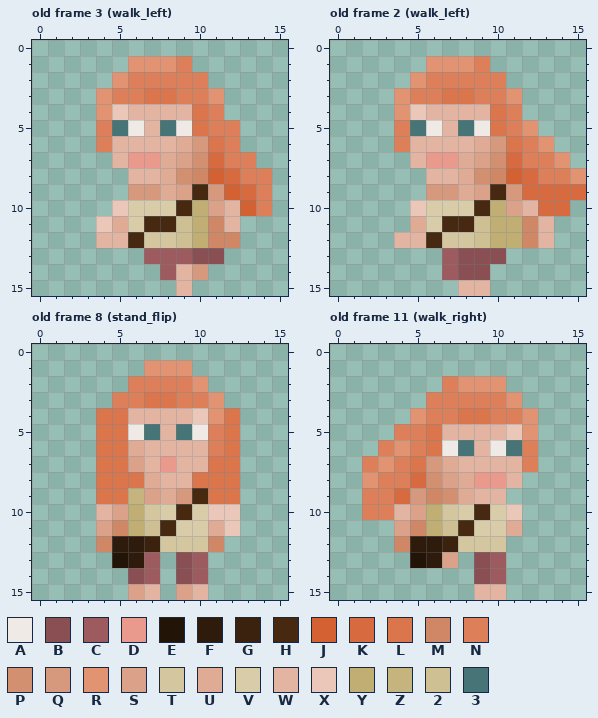
One commit to this pixel-art file: assets/sprites/characters/player.ase. Above: the version before the commit.
16x16 pixels, 16 frames. Shown: old frame 3 (walk_left), old frame 2 (walk_left), old frame 8 (stand_flip), old frame 11 (walk_right). The commit also changed other frames, which this record leaves out.
Visible layers, top first: "Hair", "Head", "Body".
Palette (. is transparent): A #f0eae7  B #894f53  C #9d5b5f  D #ea9a8d  E #231408  F #2f1b0b  G #3b220e  H #472911  J #d46132  K #d76b3f  L #da754c  M #cf8765  N #dd7f59  P #d39071  Q #d7997d  R #e29372  S #dba289  T #d4c69e  U #dfab95  V #d9cca9  W #e3b4a1  X #eac7b9  Y #c0ae72  Z #c5b47d  2 #cfc093  3 #477577
Pixels before, old frame 3 (walk_left), first column x 4:
 1 ..RRRN.....
 2 .RNNNNN....
 3 RNNLLNNR...
 4 RXWWWWLN...
 5 N3AW3ALNN..
 6 NWWWWUQLN..
 7 .WDDUSPKNN.
 8 ..WWUPMJKNN
 9 ..QQUSHQJKN
10 .XVVVHYSWJN
11 XUVHH2YMW..
12 WWHTT2YMM..
13 ...CCCBB...
14 ....CWQ....
15 .....W.....
Pixels before, old frame 2 (walk_left), first column x 4:
 1 ..RRRN......
 2 .RNNNNN.....
 3 RNNLLNNR....
 4 RXWWWWLN....
 5 N3AW3ALNR...
 6 NWWWWUQLNR..
 7 .WDDUSPKNNR.
 8 ..WWUPMJKNNR
 9 ..QQUSHQKKKK
10 .XVVVHYSWKK.
11 .UVHH2YYMW..
12 WWHTT2YYMW..
13 ...CBBB.....
14 ...CBB......
15 ....WW......
Pixels before, old frame 8 (stand_flip), first column x 4:
 1 ...RRR...
 2 ..NNNNR..
 3 .NNLLNNR.
 4 LLWWWWXRL
 5 LLA3W3ANL
 6 LLUWWWWNL
 7 LLSWDWWLL
 8 LLLUWWLLL
 9 LLZSUQHLL
10 WSYTVHVXX
11 SMY2HVVUX
12 MFFGTTTM.
13 .EFC.BC..
14 ..BC.BC..
15 ..SW.SW..
Pixels before, old frame 11 (walk_right), first column x 2:
 2 .....NRRR..
 3 ....NNNNNR.
 4 ...RNNLLNNR
 5 ..NNLWWWWXR
 6 .NRNLA3WA3N
 7 NRNLQUWWWWN
 8 RNNKPSUDDW.
 9 NNKQMPUWW..
10 NNWSYTVHVX.
11 ..SMY2HVVU.
12 ..MFFGTTT..
13 ...EFS.BC..
14 .......BC..
15 .......WW..
The result:
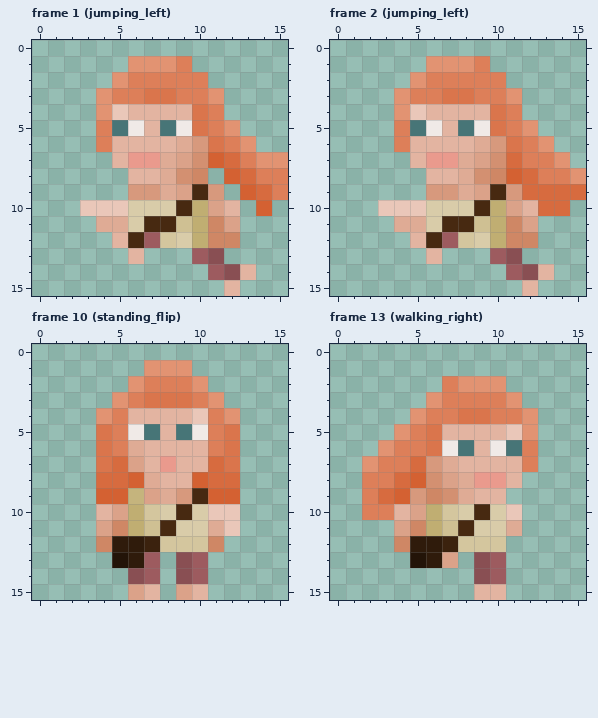
A new or re-ordered frame is compared with the old frame closest to it.
Author's note on the commit: Add jump animations
Changes in this commit:
frames 16 -> 20
frames re-ordered
Frame 1 (jumping_left) against old frame 3 (walk_left), layers "Hair", "Body":
Colour B is added in row 14 at x 12.
Colour C is added in row 14 at x 11.
Colour C replaces colour B in row 13 at x 10.
Colour C replaces colour T in row 12 at x 7.
Colour J replaces colour K in row 7 at x 11; in row 8 at x 12; in row 9 at x 13.
Colour J replaces colour N in row 10 at x 14.
Colour K replaces colour N in row 7 at x 12; in row 8 at x 13; in row 9 at x 14.
Colour N is added in rows 8 to 9 at x 15.
Colour R is added in row 6 at x 13; in row 7 at x 14 to 15.
Colour R replaces colour N in row 5 at x 12.
Colour S replaces colour W in row 11 at x 12.
Colour U replaces colour X in row 11 at x 4.
Colour V replaces colour 2 in row 12 at x 9.
Colour W is added in row 13 at x 6; in row 14 at x 13; in row 15 at x 12.
Colour X is added in row 10 at x 3 to 4.
Colour C is removed in row 13 at x 7 to 9; in row 14 at x 8.
Colour J is removed in row 8 at x 11; in row 9 at x 12; in row 10 at x 13.
Colour Q is removed in row 14 at x 10.
Colour W is removed in row 12 at x 4; in rows 14 to 15 at x 9.
Frame 2 (jumping_left) is new; against old frame 2 (walk_left), layers "Hair", "Body":
Colour B is added in row 13 at x 11; in row 14 at x 12.
Colour C is added in row 14 at x 11.
Colour C replaces colour B in row 13 at x 10.
Colour C replaces colour T in row 12 at x 7.
Colour M replaces colour Y in rows 11 to 12 at x 11.
Colour S replaces colour M in row 11 at x 12.
Colour U is added in row 11 at x 4.
Colour V replaces colour 2 in row 12 at x 9.
Colour W is added in row 13 at x 6; in row 14 at x 13; in row 15 at x 12.
Colour X is added in row 10 at x 3 to 4.
Colour B is removed in rows 13 to 14 at x 8 to 9.
Colour C is removed in rows 13 to 14 at x 7.
Colour W is removed in row 11 at x 13; in row 12 at x 4 and 13; in row 15 at x 8 to 9.
Frame 10 (standing_flip) against old frame 8 (stand_flip), layer "Hair":
Colour J replaces colour L in row 8 at x 6 and 10; in row 9 at x 4 to 5 and 11 to 12.
Colour K replaces colour L in row 7 at x 5 and 11; in row 8 at x 4 to 5 and 11 to 12.
Colour L replaces colour N in row 3 at x 9.
Colour N replaces colour L in rows 4 to 6 at x 5.
Colour N replaces colour R in row 4 at x 11.
Colour R replaces colour L in row 4 at x 4 and 12.
Colour R replaces colour N in row 2 at x 6; in row 3 at x 5.
Frame 13 (walking_right) against old frame 11 (walk_right), layer "Hair":
Colour J replaces colour K in row 8 at x 5; in row 9 at x 4.
Colour K replaces colour L in row 7 at x 5.
Colour K replaces colour N in row 8 at x 4; in row 9 at x 3.
Colour N replaces colour R in row 6 at x 4; in row 7 at x 3; in row 8 at x 2.
Colour R replaces colour N in row 3 at x 6; in row 5 at x 4; in row 6 at x 3; in row 7 at x 2.
Where, in picture pixels (left, top, right, bottom), the same in both pictures:
changed: (80, 120, 288, 296)
changed: (378, 200, 554, 296)
changed: (96, 376, 240, 504)
changed: (362, 392, 442, 504)
